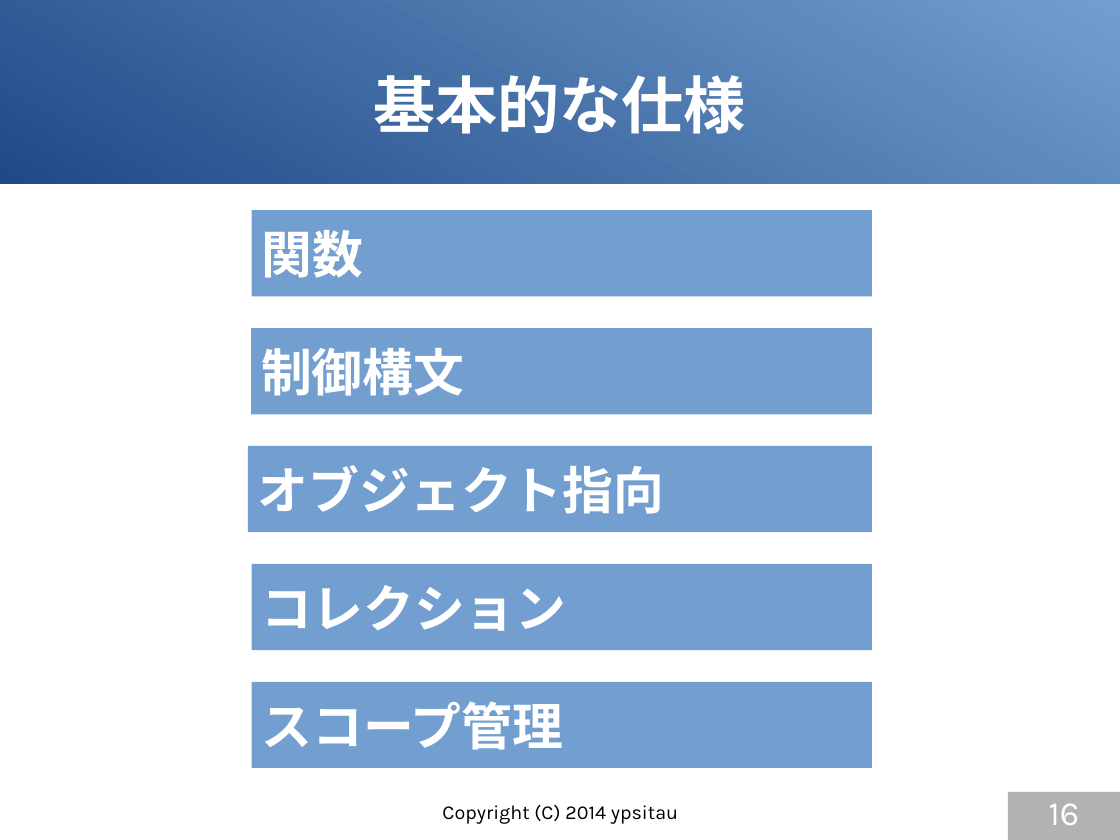
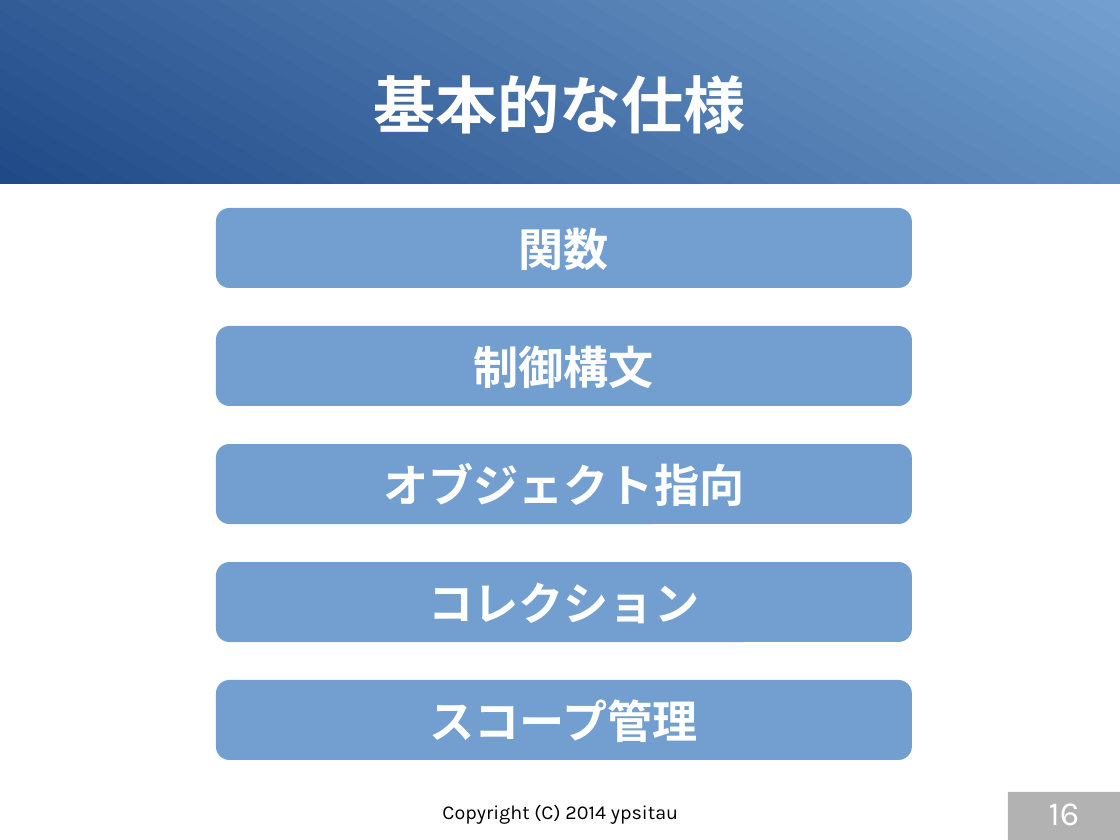
Before and after one commit to gura-lang/gura-doc, a slide deck: slide 16 of presentation/gura-introduction.odp. Drawn at 1120x840 pixels with LibreOffice and Linux fonts; fonts in the diff are those of the drawing. Boxes give left, top, right and bottom in pixels: in the first picture for what was removed or moved away, otherwise in the second. Text is boxed around its words. In the diff, an @@ line names an element or a change of style, - is before the commit and + after.

```diff
--- a/presentation/gura-introduction.odp
+++ b/presentation/gura-introduction.odp
@@ rounded rectangle "関数": place and size @@
-rounded rectangle "関数" at bbox=[252, 210, 873, 297]
+rounded rectangle "関数" at bbox=[216, 208, 913, 289]
@@ rounded rectangle "制御構文": place and size @@
-rounded rectangle "制御構文" at bbox=[251, 328, 872, 415]
+rounded rectangle "制御構文" at bbox=[216, 326, 913, 407]
@@ size 36 to 32 pt; alignment left to centre; rectangle to rounded rectangle in 5 elements at bbox=[216, 208, 913, 289], bbox=[216, 562, 913, 642], bbox=[216, 680, 913, 760], bbox=[216, 326, 913, 407], bbox=[216, 444, 913, 524] @@
@@ rounded rectangle "オブジェクト指向": place and size @@
-rounded rectangle "オブジェクト指向" at bbox=[248, 446, 872, 533]
+rounded rectangle "オブジェクト指向" at bbox=[216, 444, 913, 524]
@@ rounded rectangle "コレクション": place and size @@
-rounded rectangle "コレクション" at bbox=[252, 564, 873, 650]
+rounded rectangle "コレクション" at bbox=[216, 562, 913, 642]
@@ rounded rectangle "スコープ管理": place and size @@
-rounded rectangle "スコープ管理" at bbox=[252, 682, 873, 768]
+rounded rectangle "スコープ管理" at bbox=[216, 680, 913, 760]
```
Also in this commit, not shown: 10 other slides changed, 1 slide added.
